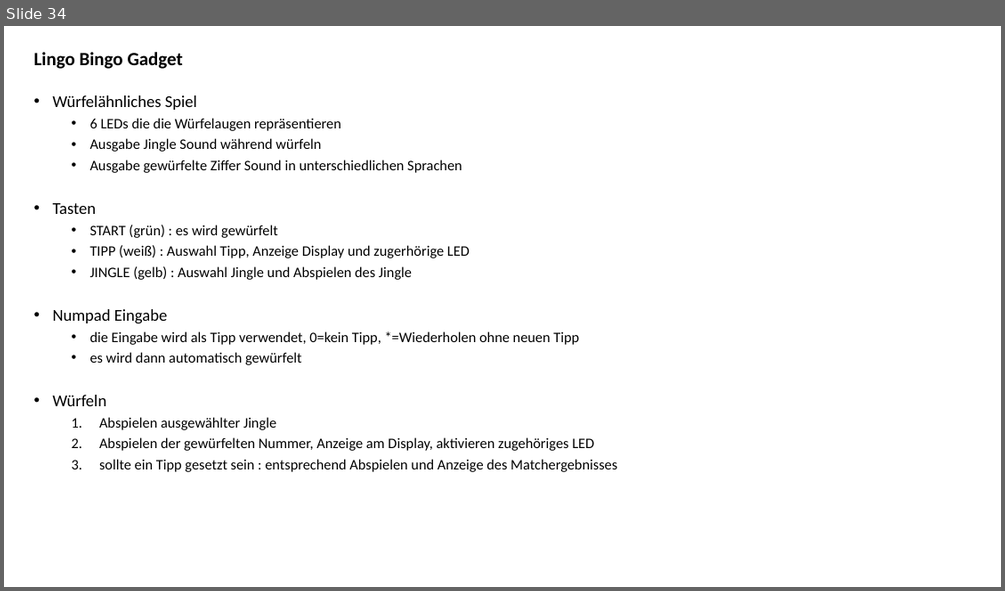
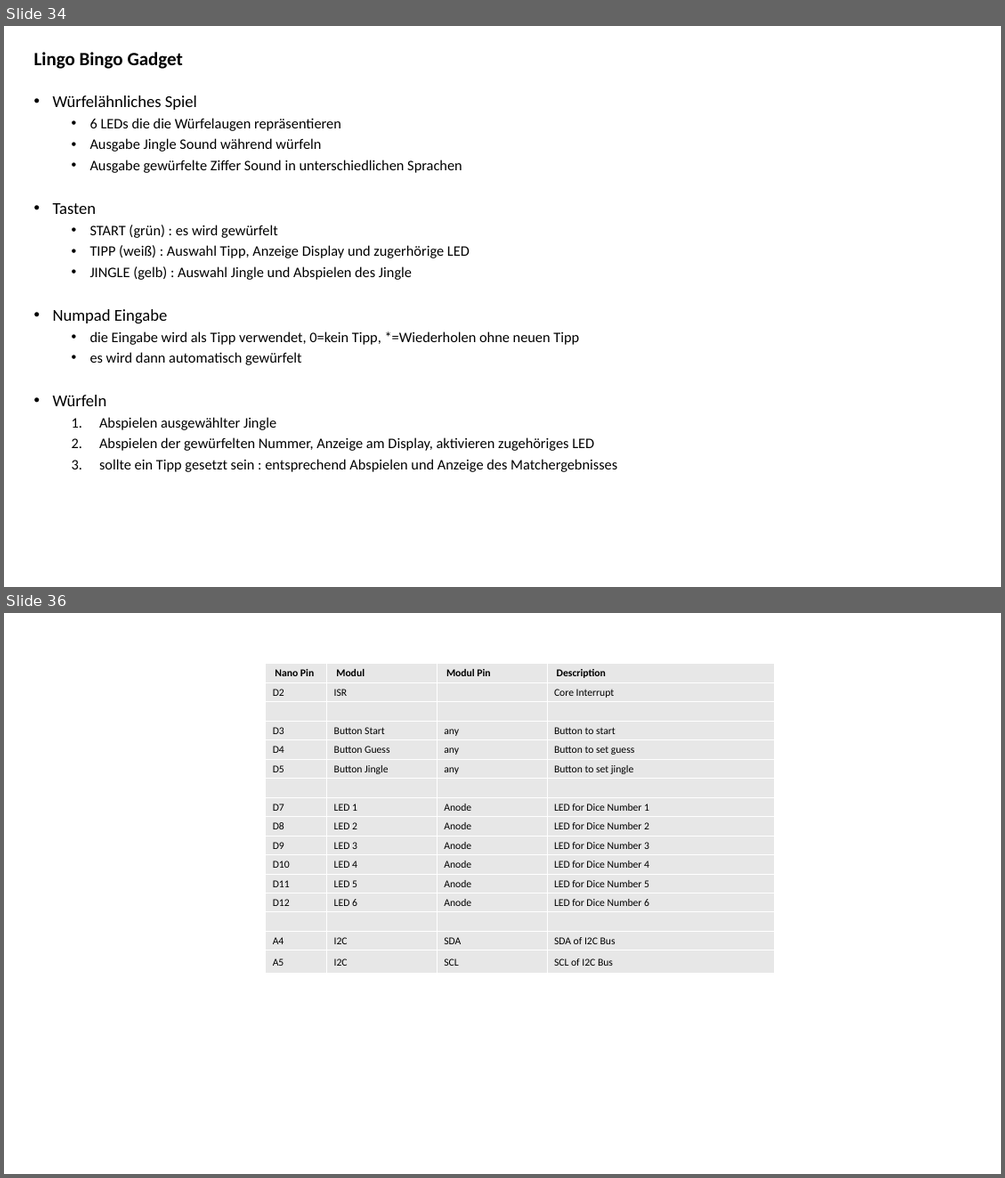
Before and after one commit to jeskes/activityboard, a slide deck: Activityboard.pptx. Shown one above the other, each under a label of ours: slide 34 before the commit, slides 34 and 36 after it; the slides between them are not shown. The pictures are 1005x591 and 1005x1178 pixels, drawn with LibreOffice and Linux fonts; fonts in the diff are those of the drawing. Boxes give left, top, right and bottom in pixels: in the first picture for what was removed or moved away, otherwise in the second. Text is boxed around its words. In the diff, an @@ line names an element or a change of style, - is before the commit and + after.

```diff
--- a/Activityboard.pptx
+++ b/Activityboard.pptx
@@ slide 36 added at [4,613,1001,1174], background #FFFFFF @@
@@ table added at [266,664,774,974], 16 rows, 4 columns @@
+Nano Pin | Modul | Modul Pin | Description
+D2 | ISR |  | Core Interrupt
+ |  |  | 
+D3 | Button Start | any | Button to start
+D4 | Button Guess | any | Button to set guess
+D5 | Button Jingle | any | Button to set jingle
+ |  |  | 
+D7 | LED 1 | Anode | LED for Dice Number 1
+D8 | LED 2 | Anode | LED for Dice Number 2
+D9 | LED 3 | Anode | LED for Dice Number 3
+D10 | LED 4 | Anode | LED for Dice Number 4
+D11 | LED 5 | Anode | LED for Dice Number 5
+D12 | LED 6 | Anode | LED for Dice Number 6
+ |  |  | 
+A4 | I2C | SDA | SDA of I2C Bus
+A5 | I2C | SCL | SCL of I2C Bus
```
Also in this commit, not shown: 10 slides changed.
